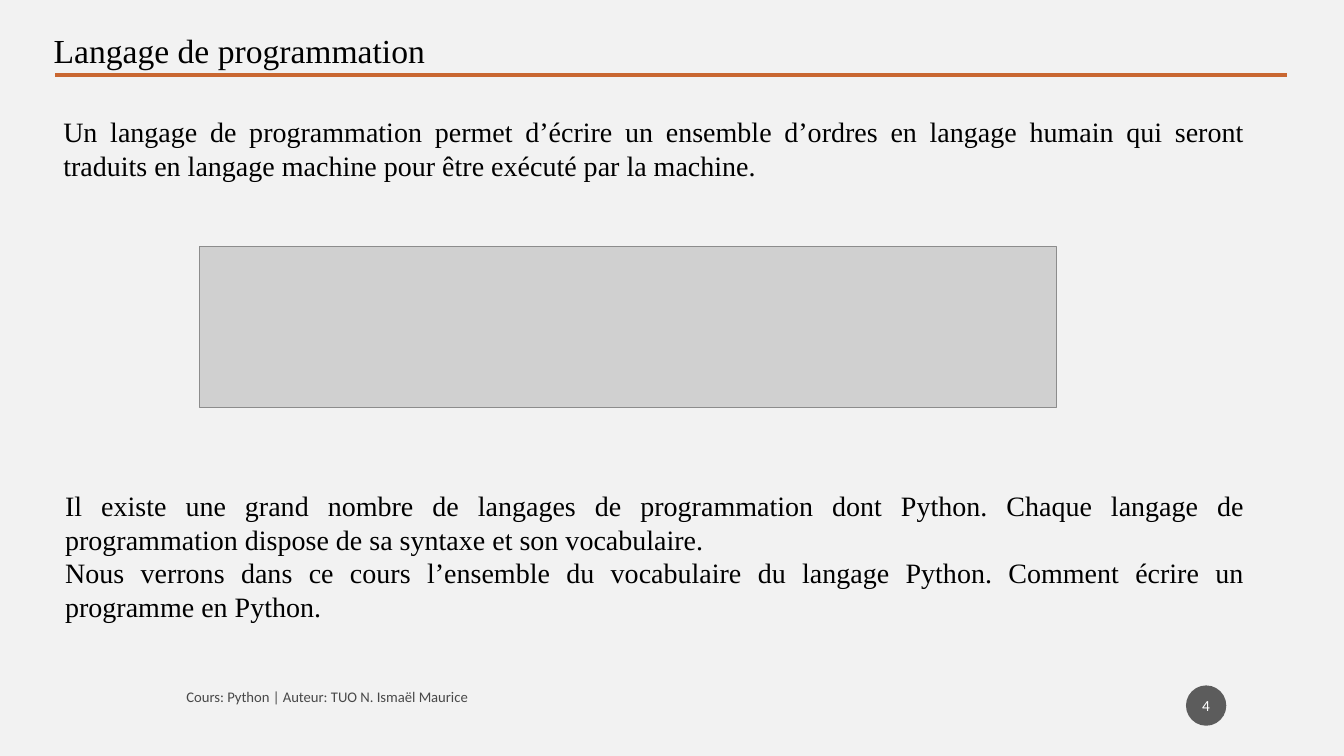
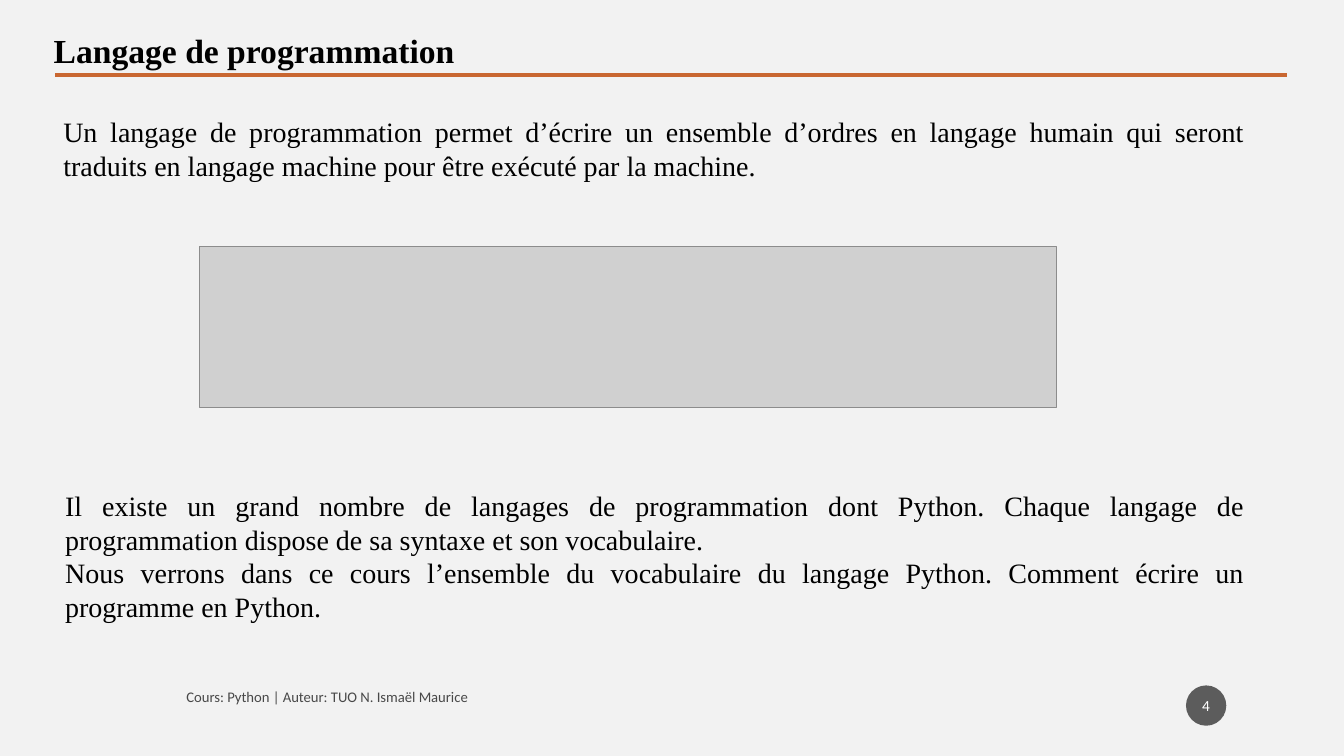
Before and after one commit to tisma95/cours-python, a slide deck: slide 4 of source/Chapitre 1 - Introduction et installation.pptx. Drawn at 1344x756 pixels with LibreOffice and Linux fonts; fonts in the diff are those of the drawing; grey boxes stand for pictures. Boxes give left, top, right and bottom in pixels: in the first picture for what was removed or moved away, otherwise in the second. Text is boxed around its words. In the diff, an @@ line names an element or a change of style, - is before the commit and + after.

```diff
--- a/source/Chapitre 1 - Introduction et installation.pptx
+++ b/source/Chapitre 1 - Introduction et installation.pptx
@@ text "Langage de programmation" at [54,39,454,70]: bold on @@
@@ text at [65,496,1243,555]: text changed @@
-Il existe une grand nombre de langages de programmation dont Python. Chaque langage de programmation dispose de sa syntaxe et son vocabulaire.
+Il existe un grand nombre de langages de programmation dont Python. Chaque langage de programmation dispose de sa syntaxe et son vocabulaire.
```
Also in this commit, not shown: 6 other slides changed, 13 other files.
